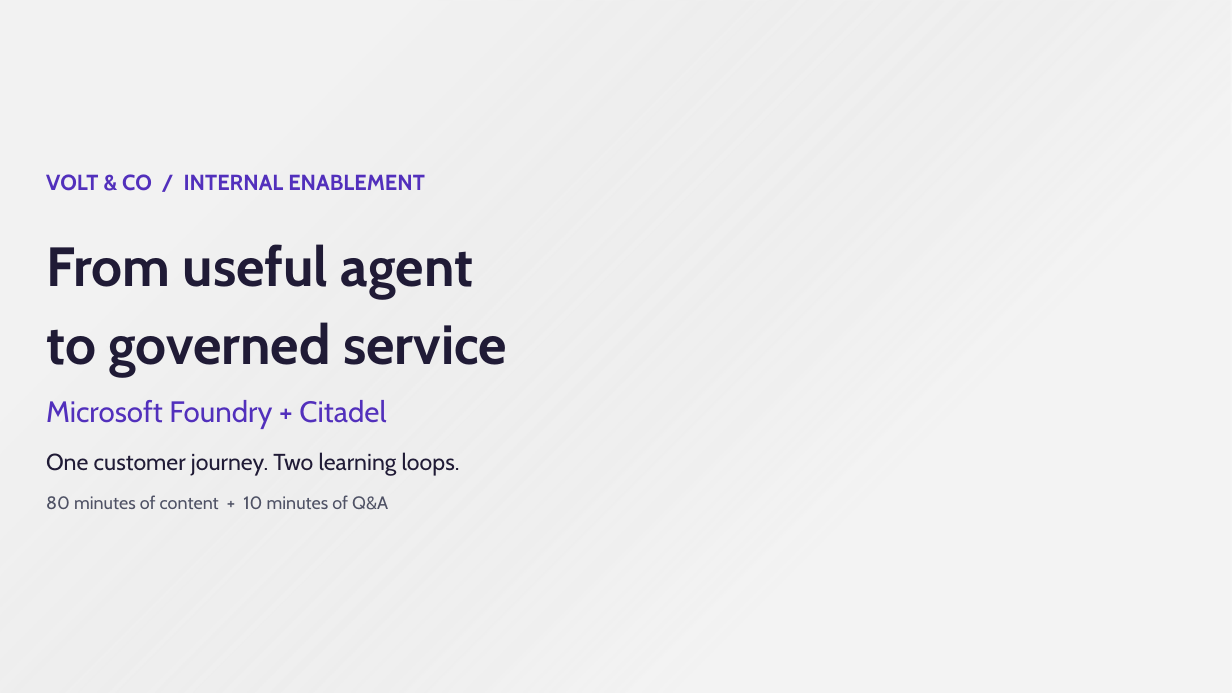
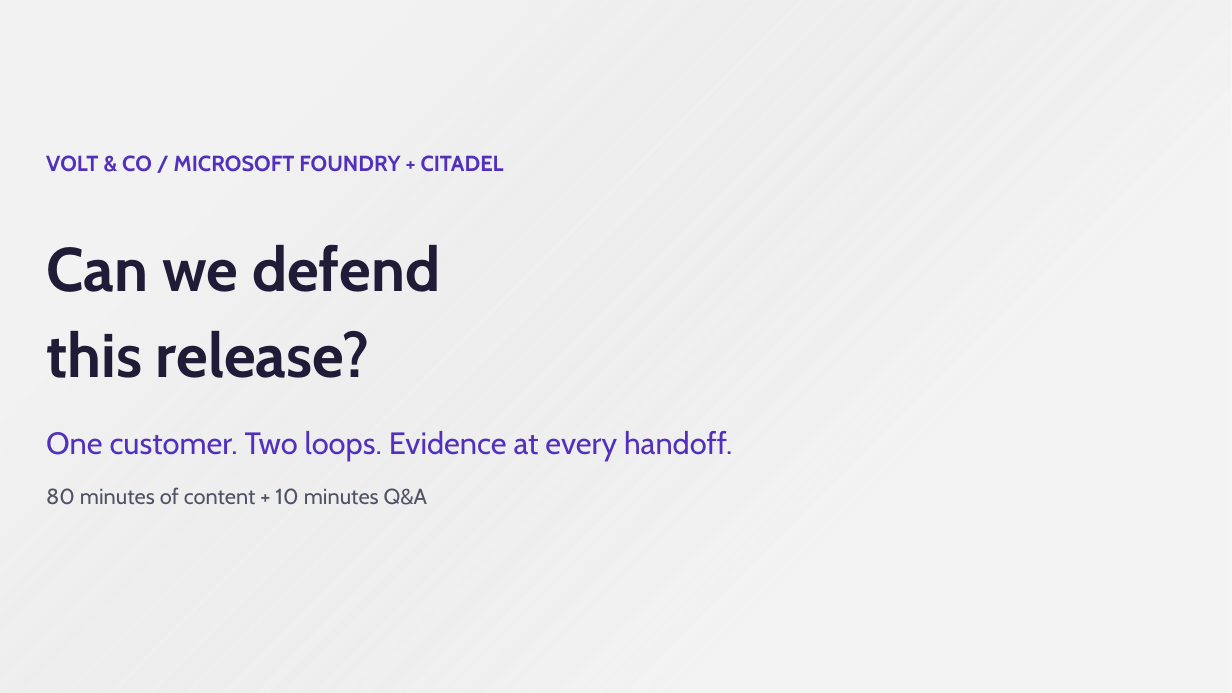
Before and after one commit to SridharArrabelly/foundry-showcase, a slide deck: slide 1 of presentation/Volt & Co - Governed and improving agents.pptx. Drawn at 1232x693 pixels with LibreOffice and Linux fonts; fonts in the diff are those of the drawing; background and template pictures are left out. Boxes give left, top, right and bottom in pixels: in the first picture for what was removed or moved away, otherwise in the second. Text is boxed around its words. In the diff, an @@ line names an element or a change of style, - is before the commit and + after.

```diff
--- a/presentation/Volt & Co - Governed and improving agents.pptx
+++ b/presentation/Volt & Co - Governed and improving agents.pptx
@@ text at (46,155,504,172): text changed @@
-VOLT & CO / INTERNAL ENABLEMENT
+VOLT & CO / MICROSOFT FOUNDRY + CITADEL
@@ text at (46,245,440,378): text changed; size 43 to 48 pt @@
-From useful agent
-to governed service
+Can we defend
+this release?
@@ text removed at (46,400,386,429) @@
-Microsoft Foundry + Citadel
@@ text at (46,431,732,460): text changed; size 18 to 24 pt; text colour #201B36 to #5230BC @@
-One customer journey. Two learning loops.
+One customer. Two loops. Evidence at every handoff.
@@ text at (46,487,428,505): text changed; size 14 to 17 pt @@
-80 minutes of content + 10 minutes of Q&A
+80 minutes of content + 10 minutes Q&A
```
Also in this commit, not shown: 1 other slide changed, 21 slides added, 20 slides removed, 36 other files.
